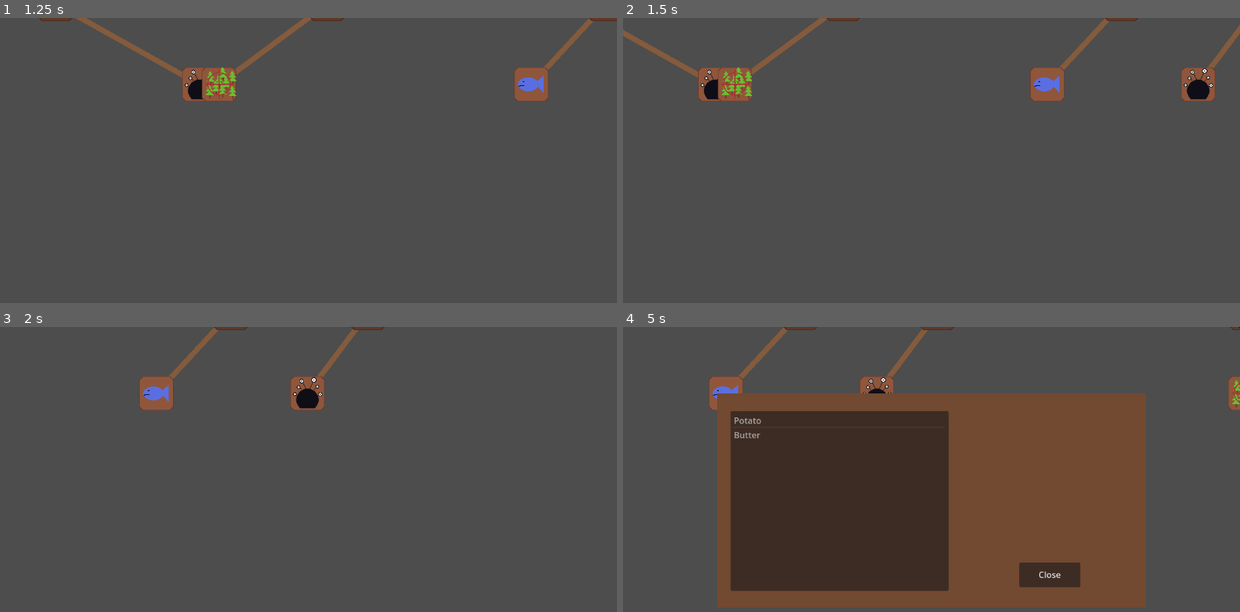
Above: before the commit, frames 1-4 (two rows, left to right).
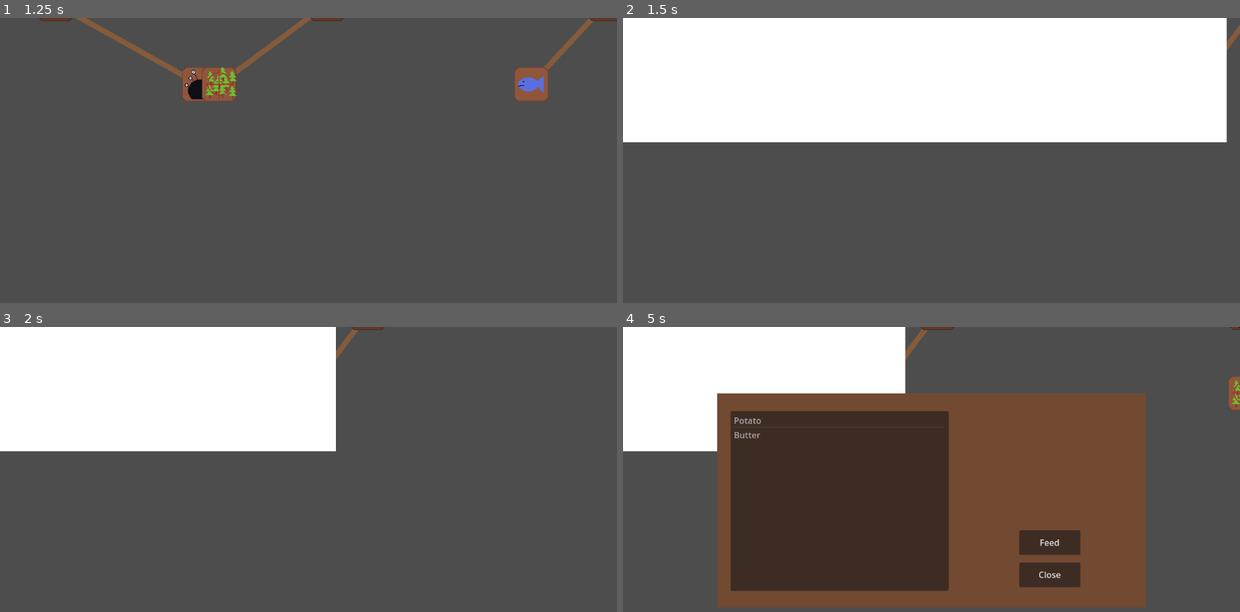
Above: after the commit, the same moments.

Repository: donnell74/Game-Off-2024
Game: Godot game, scene res://main.tscn
The game is run twice, just before and just after one commit, with the same random seed, the same clock (stepped at 60 frames per second) and the same inputs.
Inputs (mouse positions are in pixels of both pictures, inside the frame that each line leads up to):
- Up to frame 1 (1.25 s): click "Continue Day" at 0.5 s
- Up to frame 2 (1.5 s): tap Enter (Accept) at 1.25 s; move the mouse to (1067, 174) at 1.27 s; hold D (Navigate Right) from 1.28 s (still down); hold C (Toggle Cooking, bound only after the commit) from 1.28 s (still down); click (1067, 174) at 1.42 s
- Up to frame 3 (2 s): keep holding D (Navigate Right); keep holding C (Toggle Cooking, bound only after the commit)
- Up to frame 4 (5 s): move the mouse to (808, 517) at 2.02 s; release D (Navigate Right) at 2.03 s; release C (Toggle Cooking, bound only after the commit) at 2.03 s; hold S (Navigate Down) 2.03-2.78 s; tap Enter (Accept) at 2.1, 2.75, 3.5 s; tap C (Toggle Cooking, bound only after the commit) at 2.3, 3.05, 3.8 s; move the mouse to (993, 423) at 2.77 s; hold D (Navigate Right) 2.78-3.53 s; hold Tab (Navigate To Next Page) 2.78-3.53 s; move the mouse to (900, 569) at 3.52 s; hold W (Navigate Up) 3.53-4.28 s; tap Q (Navigate to Last Page) at 3.6 s; click (900, 569) at 3.67 s; move the mouse to (1116, 552) at 4.27 s; hold A (Navigate Left) from 4.28 s (still down); hold C (Toggle Cooking, bound only after the commit) from 4.28 s (still down); tap I (Toggle Inventory) at 4.9 s

Frame 1 is identical in both runs. In frame 2, 43% of the frame differs, in the area x 0-98%, y 0-44%; in frame 3, 24%; in frame 4, 15%.

Commit message:
Make food effect party

Diff:
--- a/Campfire/campfire.gd
+++ b/Campfire/campfire.gd
@@ -2,12 +2,6 @@
 
 func _ready() -> void:
 	# TODO: Remove this test code once we have UI
-	print("Party Health: %d" % PartyController.get_total_party_health())
-	print("Party Strength: %d" % PartyController.get_total_party_strength())
-	print("Party Stamina: %d" % PartyController.get_total_party_stamina())
-	PartyController.update_stat_multiplier(PartyController.Stats.STRENGTH, 1.1)
-	PartyController.update_stat_multiplier(PartyController.Stats.STAMINA, 1.2)
-	PartyController.update_stat_multiplier(PartyController.Stats.HEALTH, 1.5)
 	print("Party Health: %d" % PartyController.get_total_party_health())
 	print("Party Strength: %d" % PartyController.get_total_party_strength())
 	print("Party Stamina: %d" % PartyController.get_total_party_stamina())
--- a/Cooking/Stations/CookingPot/cooking_pot.gd
+++ b/Cooking/Stations/CookingPot/cooking_pot.gd
@@ -11,13 +11,13 @@
 	print("CookingPot.add_item => New inventory: %s" % to_string())
 
 func melt() -> void:
-	perform_combination(Actions.Actions.MELT, {PartyController.Stats.HEALTH: 1.1})
+	perform_combination(Actions.Actions.MELT, ItemModifier.from_values(1.1, 1.0, 1.0))
 	print("CookingPot.melt => New inventory: %s" % to_string())
 
 func boil() -> void:
-	perform_combination(Actions.Actions.BOIL, {PartyController.Stats.STRENGTH: 1.1})
+	perform_combination(Actions.Actions.BOIL, ItemModifier.from_values(1.0, 1.0, 1.1))
 	print("CookingPot.boil => New inventory: %s" % to_string())
 
 func mash() -> void:
-	perform_combination(Actions.Actions.MASH, {PartyController.Stats.STAMINA: 1.1})
+	perform_combination(Actions.Actions.MASH, ItemModifier.from_values(1.0, 1.1, 1.0))
 	print("CookingPot.mash => New inventory: %s" % to_string())
--- a/Cooking/Stations/CuttingBoard/cutting_board.gd
+++ b/Cooking/Stations/CuttingBoard/cutting_board.gd
@@ -10,9 +10,9 @@
 	print("CuttingBoard.add_item => New inventory: %s" % to_string())
 
 func chop() -> void:
-	perform_combination(Actions.Actions.CHOP, {PartyController.Stats.STAMINA: 1.1})
+	perform_combination(Actions.Actions.CHOP, ItemModifier.from_values(1.0, 1.1, 1.0))
 	print("CuttingBoard.chop => New inventory: %s" % to_string())
 
 func dice() -> void:
-	perform_combination(Actions.Actions.DICE, {PartyController.Stats.STAMINA: 1.1})
+	perform_combination(Actions.Actions.DICE, ItemModifier.from_values(1.0, 1.1, 1.0))
 	print("CuttingBoard.dice => New inventory: %s" % to_string())
--- a/Cooking/Stations/station.gd
+++ b/Cooking/Stations/station.gd
@@ -15,17 +15,16 @@
 
 # @param item_index Index of the item we are performing on
 # @param action Action is the enum value to perform on the item
-# @param modifiers Modifiers is the attributes being changed by this perform, should follow the
-#   format of Dictionary<PartyController.Stats, float>
-func perform_single(item_index: int, action: Actions.Actions, modifiers: Dictionary) -> void:
+# @param modifiers Modifiers is the attributes being changed by this perform
+func perform_single(item_index: int, action: Actions.Actions, modifiers: ItemModifier) -> void:
 	if inventory.items.size() <= item_index:
 		print("Item index is invalid: %d vs inventory size: %d" % [item_index, inventory.items.size()])
 		return
 
-	print("Performing action %s on item_array: %s with modifiers: %s" % [Actions.Actions.keys()[action], inventory.items[item_index].name, get_modifier_string(modifiers)])
+	print("Performing action %s on item_array: %s with modifiers: %s" % [Actions.Actions.keys()[action], inventory.items[item_index].name, modifiers])
 	_perform([inventory.items[item_index]], action, modifiers)
 
-func _perform(item_array: Array[InventoryItem], action: Actions.Actions, modifiers: Dictionary) -> void:
+func _perform(item_array: Array[InventoryItem], action: Actions.Actions, modifiers: ItemModifier) -> void:
 	var matching_recipes = AllRecipeController.recipe_book.match(action, item_array)
 	if matching_recipes.size() == 0:
 		print("Unable to perform action, no recipe found")
@@ -36,15 +35,20 @@
 
 	clear_inventory()
 	for each_output_item in matching_recipes[0].output:
-		add_item(each_output_item)
+		var local_output_item = each_output_item.duplicate()
+		var combined = combine_multipliers(item_array)
+		local_output_item.modifiers.multiply(combined).multiply(modifiers)
+		add_item(local_output_item)
 
-func get_modifier_string(modifiers: Dictionary) -> String:
-	var modifier_string = "["
-	for each_stat in modifiers:
-		modifier_string += "\n stat %s with modifier: %d" % [each_stat, modifiers[each_stat]]
-	return modifier_string + "\n]"
+func combine_multipliers(item_array: Array[InventoryItem]) -> ItemModifier:
+	var item_modifier = ItemModifier.new()
+	for each_item in item_array:
+		print("%s => %s" % [each_item.name, each_item.modifiers])
+		item_modifier.multiply(each_item.modifiers)
+
+	return item_modifier
 
 # Combines all items into a recipe based on the action, setting the inventory to the output of the recipe
-func perform_combination(action: Actions.Actions, modifiers: Dictionary) -> void:
-	print("Performing action %s on item_array: %s with modifiers: %s" % [Actions.Actions.keys()[action], to_string(), get_modifier_string(modifiers)])
+func perform_combination(action: Actions.Actions, modifiers: ItemModifier) -> void:
+	print("Performing action %s on item_array: %s with modifiers: %s" % [Actions.Actions.keys()[action], to_string(), modifiers])
 	_perform(inventory.items, action, modifiers)
--- a/Cooking/cooking_ui.gd
+++ b/Cooking/cooking_ui.gd
@@ -27,6 +27,8 @@
 		switch_active_station(1)
 	elif event.is_action_pressed("Navigate to Last Page"):
 		switch_active_station(-1)
+	elif event.is_action_pressed("Toggle Cooking"):
+		visible = !visible
 
 func switch_active_station(increment: int) -> void:
 	var new_active_index = (active_station_index + increment) % %Stations.get_child_count()
--- a/Inventory/inventory_item.gd
+++ b/Inventory/inventory_item.gd
@@ -3,3 +3,20 @@
 
 @export var name : String = "<Unknown>"
 @export var texture : Texture2D
+@export var modifiers : ItemModifier = ItemModifier.new()
+
+func equals(other: InventoryItem, ignoreModifier: bool) -> bool:
+	if name != other.name:
+		return false
+
+	if !ignoreModifier:
+		if modifiers.health != other.modifiers.health:
+			return false
+
+		if modifiers.stamina != other.modifiers.stamina:
+			return false
+
+		if modifiers.strength != other.modifiers.strength:
+			return false
+
+	return true
--- a/Inventory/inventory_ui.gd
+++ b/Inventory/inventory_ui.gd
@@ -5,6 +5,10 @@
 		%InventoryCanvas.visible = !%InventoryCanvas.visible
 
 func _ready() -> void:
+	PlayerInventoryController.inventory_updated.connect(update_inventory_item_list)
+	update_inventory_item_list()
+
+func update_inventory_item_list() -> void:
 	%ItemList.clear()
 	for each_item in PlayerInventoryController.inventory.items:
 		%ItemList.add_item(each_item.name)
@@ -12,3 +16,11 @@
 func _on_close_button_pressed() -> void:
 	print("Inventory close button clicked, hiding inventory ui")
 	%InventoryCanvas.visible = false
+
+func _on_feed_button_pressed() -> void:
+	if %ItemList.get_selected_items().size() > 0:
+		var item = PlayerInventoryController.take_item(%ItemList.get_selected_items()[0])
+		print("Feeding selected item to party: %s" % item.name)
+		PartyController.feed_party_item(item)
+	else:
+		print("Skipping feeding since no selected item")
--- a/Inventory/inventory_ui.tscn
+++ b/Inventory/inventory_ui.tscn
@@ -53,4 +53,20 @@
 grow_vertical = 2
 text = "Close"
 
+[node name="FeedButton" type="Button" parent="InventoryCanvas"]
+unique_name_in_owner = true
+anchors_preset = 8
+anchor_left = 0.5
+anchor_top = 0.5
+anchor_right = 0.5
+anchor_bottom = 0.5
+offset_left = 164.0
+offset_top = 56.0
+offset_right = 278.0
+offset_bottom = 102.0
+grow_horizontal = 2
+grow_vertical = 2
+text = "Feed"
+
 [connection signal="pressed" from="InventoryCanvas/CloseButton" to="." method="_on_close_button_pressed"]
+[connection signal="pressed" from="InventoryCanvas/FeedButton" to="." method="_on_feed_button_pressed"]
--- /dev/null
+++ b/Inventory/item_modifier.gd
@@ -0,0 +1,25 @@
+extends Resource
+class_name ItemModifier
+
+@export var health : float = 1.0
+@export var stamina : float = 1.0
+@export var strength : float = 1.0
+
+static func from_values(_health: float, _stamina: float, _strength: float) -> ItemModifier:
+	var result = ItemModifier.new()
+	result.health = _health
+	result.stamina = _stamina
+	result.strength = _strength
+	return result
+
+func _to_string() -> String:
+	return "Health: %f, Stamina: %f, Strength: %f" % [health, stamina, strength]
+
+func multiply(other: ItemModifier) -> ItemModifier:
+	if !other:
+		return self
+
+	health *= other.health
+	stamina *= other.stamina
+	strength *= other.strength
+	return self
--- a/Party/First Party/gen.tres
+++ b/Party/First Party/gen.tres
@@ -5,6 +5,7 @@
 [resource]
 script = ExtResource("1_yloa3")
 name = "Gen"
-health = 10.0
-stamina = 10.0
-strength = 10.0
+health = 100.0
+stamina = 120.0
+strength = 100.0
+level = 1
--- a/Party/First Party/greg.tres
+++ b/Party/First Party/greg.tres
@@ -5,6 +5,7 @@
 [resource]
 script = ExtResource("1_w0vee")
 name = "Greg"
-health = 8.0
-stamina = 11.0
-strength = 10.0
+health = 80.0
+stamina = 110.0
+strength = 100.0
+level = 1
--- a/Party/First Party/jaime.tres
+++ b/Party/First Party/jaime.tres
@@ -5,6 +5,7 @@
 [resource]
 script = ExtResource("1_y05oh")
 name = "Jaime"
-health = 10.0
-stamina = 10.0
-strength = 10.0
+health = 100.0
+stamina = 100.0
+strength = 120.0
+level = 1
--- a/Party/First Party/liz.tres
+++ b/Party/First Party/liz.tres
@@ -5,6 +5,7 @@
 [resource]
 script = ExtResource("1_2dxci")
 name = "Liz"
-health = 10.0
-stamina = 10.0
-strength = 10.0
+health = 110.0
+stamina = 100.0
+strength = 100.0
+level = 1
--- a/Party/party.gd
+++ b/Party/party.gd
@@ -1,7 +1,4 @@
 extends Resource
 class_name Party
 
-@export var strength_multiplier : float = 1.0 # Strength == Protein
-@export var stamina_multiplier : float = 1.0 # Stamina == Carbs
-@export var health_multiplier : float = 1.0 # Health == Fat
 @export var members: Array[PartyMember] = []
--- a/Party/party_controller.gd
+++ b/Party/party_controller.gd
@@ -8,35 +8,26 @@
 
 @export var party: Party = preload("res://Party/First Party/first_party.tres")
 
-func update_stat_multiplier(stats: Stats, new_multiplier: float) -> void:
-	match stats:
-		Stats.STRENGTH:
-			party.strength_multiplier = new_multiplier
-		Stats.STAMINA:
-			party.stamina_multiplier = new_multiplier
-		Stats.HEALTH:
-			party.health_multiplier = new_multiplier
-
 func get_total_party_health() -> float:
 	var total_health = 0.0
 	for each_member in party.members:
 		total_health += each_member.health
 
-	return total_health * party.health_multiplier
+	return total_health
 
 func get_total_party_strength() -> float:
 	var total_strength = 0.0
 	for each_member in party.members:
 		total_strength += each_member.strength
 
-	return total_strength * party.strength_multiplier
+	return total_strength
 
 func get_total_party_stamina() -> float:
 	var total_stamina = 0.0
 	for each_member in party.members:
 		total_stamina += each_member.stamina
 
-	return total_stamina * party.stamina_multiplier
+	return total_stamina
 
 func get_max_party_level() -> int:
 	var max_level = 1
@@ -44,6 +35,27 @@
 		max_level = max(max_level, each_member.level)
 
 	return max_level
+
+func feed_party_item(item: InventoryItem) -> void:
+	print("PartyController - feed-party-item with: %s" % item.name)
+	print("PartyController - Modifiers: %s" % item.modifiers)
+	if !item.modifiers:
+		item.modifiers = ItemModifier.new()
+
+	apply_to_each_member(Stats.HEALTH, item.modifiers.health)
+	apply_to_each_member(Stats.STRENGTH, item.modifiers.strength)
+	apply_to_each_member(Stats.STAMINA, item.modifiers.stamina)
+	print(self)
+
+func apply_to_each_member(stat: Stats, amount: float) -> void:
+	for member in party.members:
+		match stat:
+			Stats.STRENGTH:
+				member.multiply_strength(amount)
+			Stats.STAMINA:
+				member.multiply_stamina(amount)
+			Stats.HEALTH:
+				member.multiply_health(amount)
 
 func apply_party_damage(stat: Stats, amount: float) -> void:
 	var damagePerIteration = get_max_party_level() # so we spread out the damage but don't iterate 1 by 1
--- a/Party/party_member.gd
+++ b/Party/party_member.gd
@@ -2,9 +2,9 @@
 class_name PartyMember
 
 @export var name : String = "<Unknown>"
-@export var health : float = 10.0
-@export var stamina : float = 10.0
-@export var strength : float = 10.0
+@export var health : float = 100.0
+@export var stamina : float = 100.0
+@export var strength : float = 100.0
 @export var level : int = 1
 
 func decrement_health(amount: float) -> void:
@@ -16,6 +16,15 @@
 func decrement_strength(amount: float) -> void:
 	strength -= amount
 
+func multiply_strength(amount: float) -> void:
+	strength *= amount
+
+func multiply_stamina(amount: float) -> void:
+	stamina *= amount
+
+func multiply_health(amount: float) -> void:
+	health *= amount
+
 func _to_string() -> String:
 	return "%s: Level: %d, Health: %d, Stamina: %d, Strength: %d" % \
 			[name, level, health, stamina, strength]
--- a/Recipes/recipe_book.gd
+++ b/Recipes/recipe_book.gd
@@ -17,15 +17,30 @@
 
 	return matches
 
-func item_arrays_match(left, right) -> bool:
+func item_arrays_match(left: Array[InventoryItem], right: Array[InventoryItem], ignoreModifiers: bool = true) -> bool:
 	if left.size() != right.size():
 		return false
 
 	for item in left:
-		if !right.has(item):
+		if !array_contains_item(left, item, ignoreModifiers):
 			return false
 
-		if left.count(item) != right.count(item):
+		if array_count_item(left, item, ignoreModifiers) != array_count_item(right, item, ignoreModifiers):
 			return false
 
 	return true
+
+func array_count_item(left: Array[InventoryItem], item: InventoryItem, ignoreModifiers: bool) -> bool:
+	var count = 0
+	for each_left in left:
+		if each_left.equals(item, ignoreModifiers):
+			count += 1
+
+	return count
+
+func array_contains_item(left: Array[InventoryItem], item: InventoryItem, ignoreModifiers: bool) -> bool:
+	for each_left in left:
+		if each_left.equals(item, ignoreModifiers):
+			return true
+
+	return false
--- a/project.godot
+++ b/project.godot
@@ -89,3 +89,8 @@
 , Object(InputEventJoypadButton,"resource_local_to_scene":false,"resource_name":"","device":-1,"button_index":6,"pressure":0.0,"pressed":false,"script":null)
 ]
 }
+"Toggle Cooking"={
+"deadzone": 0.5,
+"events": [Object(InputEventKey,"resource_local_to_scene":false,"resource_name":"","device":-1,"window_id":0,"alt_pressed":false,"shift_pressed":false,"ctrl_pressed":false,"meta_pressed":false,"pressed":false,"keycode":0,"physical_keycode":67,"key_label":0,"unicode":99,"location":0,"echo":false,"script":null)
+]
+}
